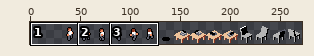
One commit to this sprite sheet: assets/images/char.png. The first picture is a wide view before the edit; the outline marks the close-up.
Close-up. Earlier state:
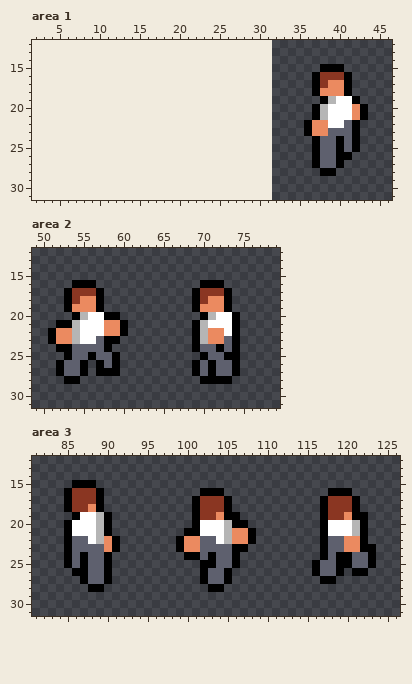
The file is 256x32 pixels. Shown: area 1: x 2..46, y 12..31; area 2: x 49..79, y 12..31; area 3: x 81..126, y 12..31. The old version is drawn lined up with the new one, on the new canvas. The wide view leaves out empty margins.
Once edited:
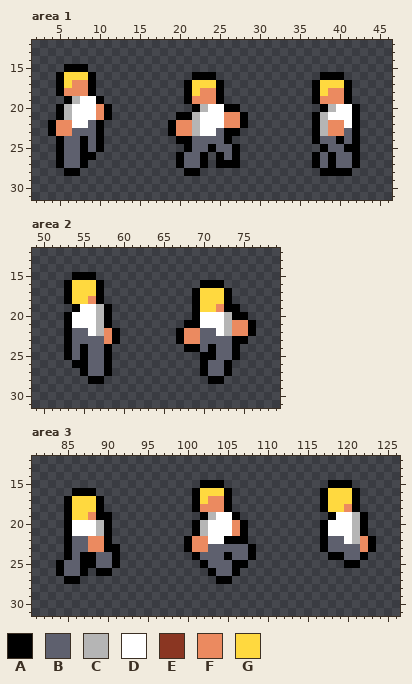
Palette (. is transparent): A #000000  B #5e606e  C #b5b5b5  D #ffffff  E #8a3622  F #eb8a60  G #ffd93f
From old to new:
canvas 256x32 -> 272x32, the old top-left corner now at 32,0 (the part of the old canvas that was cut away was empty and is not shown)
Area 1:
y 15: x 6..8 ... -> AAA; x 38..40 AAA -> ...
y 16: x 5..9 ..... -> AGGGA; x 22..24 ... -> AAA; x 37..41 AEEEA -> .AAA.
y 17: x 5..9 ..... -> AGFFA; x 21..25 ..... -> AGGGA; x 38..40 EFF -> GGG
y 18: x 5..9 ..... -> AFFFA; x 21..25 ..... -> AGFFA; x 38 F -> G
y 19: x 6..10 ..... -> ACDDA; x 21..25 ..... -> AFFFA; x 37..42 .ACDDA -> AFFFA.
y 20: x 5..11 ....... -> ACDDDFA; x 22..27 ...... -> ACDDAA; x 37..39 ACD -> .AC; x 42..43 FA -> A.
y 21: x 5..11 ....... -> ACDDDFA; x 20..28 ......... -> AACDDDFFA; x 42..43 FA -> A.
y 22: x 4..10 ....... -> AFFDDBA; x 19..28 .......... -> AFFCDDDFFA; x 36..41 AFFDDB -> .ACFFD
y 23: x 4..10 ....... -> AFFBBBA; x 19..27 ......... -> AFFCDDBAA; x 36..40 AFFBB -> .ACFF
y 24: x 5..10 ...... -> ABBABA; x 20..26 ....... -> AABBBBA
y 25: x 5..10 ...... -> ABBABA; x 21..27 ....... -> ABBABBA; x 37..38 AB -> .A; x 40..41 AB -> BA
y 26: x 5..9 ..... -> ABBAA; x 20..23 .... -> ABBA; x 25..27 ... -> ABA; x 39..42 BAA. -> ABBA
y 27: x 5..8 .... -> ABBA; x 20..23 .... -> ABBA; x 25..27 ... -> AAA; x 39..42 BA.. -> ABBA
y 28: x 6..7 .. -> AA; x 21..22 .. -> AA; x 40..41 .. -> AA
Area 2:
y 15: x 54..56 ... -> AAA
y 16: x 53..57 .AAA. -> AGGGA
y 17: x 54..56 EEE -> GGG; x 70..72 EEE -> GGG
y 18: x 54..55 EF -> GG; x 70..72 EFF -> GGG
y 19: x 53..58 AFFFA. -> .ADDCA; x 70..71 FF -> GG; x 74 . -> A
y 20: x 53..55 .AC -> ADD; x 57 D -> C; x 59 A -> .; x 69..71 .AC -> ADD; x 73 D -> C; x 75 . -> A
y 21: x 52 A -> .; x 54 C -> D; x 57..60 DFFA -> CA..; x 68 . -> A; x 70 C -> D; x 73..76 DA.. -> CFFA
y 22: x 51..55 AFFCD -> ..ABB; x 57 D -> C; x 59..60 FA -> A.; x 67..76 ..ACFFDA.. -> AFFBBDCFFA
y 23: x 51..56 AFFCDD -> ..ABBB; x 58 A -> F; x 67..72 ..ACFF -> AFFBBB; x 75 . -> A
y 24: x 52 A -> .; x 55 B -> A; x 68 . -> A; x 71..72 BA -> AB
y 25: x 55..56 BA -> AB; x 58..59 BA -> A.; x 71 B -> A; x 73 A -> B
y 26: x 52..54 ABB -> ..A; x 56..59 .ABA -> BBA.; x 69..71 ABA -> .AB; x 73..74 BA -> A.
y 27: x 52..54 ABB -> ...; x 56..57 .A -> BB; x 59 A -> .; x 69..71 ABA -> .AB; x 73..74 BA -> A.
y 28: x 53..54 AA -> ..; x 56..57 .. -> AA; x 70 A -> .; x 73 A -> .
Area 3:
y 15: x 86..88 AAA -> ...; x 102..104 ... -> AAA; x 118..120 ... -> AAA
y 16: x 85..89 AEEEA -> .AAA.; x 101..105 .AAA. -> AGGGA; x 117..121 .AAA. -> AGGGA
y 17: x 86..88 EEE -> GGG; x 102..104 EEE -> GFF; x 118..120 EEE -> GGG
y 18: x 86..88 EEF -> GGG; x 102..104 EEE -> FFF; x 118..120 EEE -> GGF
y 19: x 85..89 .ADDC -> AGGFA; x 101..105 AEEFA -> .ACDD; x 117..121 AEEFA -> .ADDC
y 20: x 102 D -> C; x 105..106 CA -> DF
y 21: x 100 A -> .; x 102 D -> C; x 105 C -> D; x 107..108 FA -> A.
y 22: x 88..91 DCFA -> FFA.; x 99..100 AF -> .A; x 102..103 BB -> FD; x 105..108 CFFA -> AAA.; x 120..123 FFA. -> DCFA
y 23: x 88..90 BBF -> FFA; x 99..100 AF -> .A; x 102 B -> F; x 106..108 AA. -> BBA; x 120..122 FFA -> BBF
y 24: x 88 B -> A; x 90..91 A. -> BA; x 100 A -> .; x 103 A -> B; x 105..108 BA.. -> ABBA; x 117..118 AB -> .A; x 120 A -> B; x 122..123 BA -> A.
y 25: x 84..85 .A -> AB; x 88 B -> A; x 90..91 A. -> BA; x 103 A -> B; x 107 . -> A; x 116..119 ABBA -> ....; x 121..123 BBA -> A..
y 26: x 84..86 ..A -> ABB; x 88..89 BB -> .A; x 102..103 AB -> .A; x 105..106 A. -> BA; x 116..119 ABBA -> ....; x 121..122 AA -> ..
y 27: x 85..90 ..ABBA -> AA....; x 102..104 ABB -> ..A; x 117..118 AA -> ..
y 28: x 88..89 AA -> ..; x 103..104 AA -> ..
